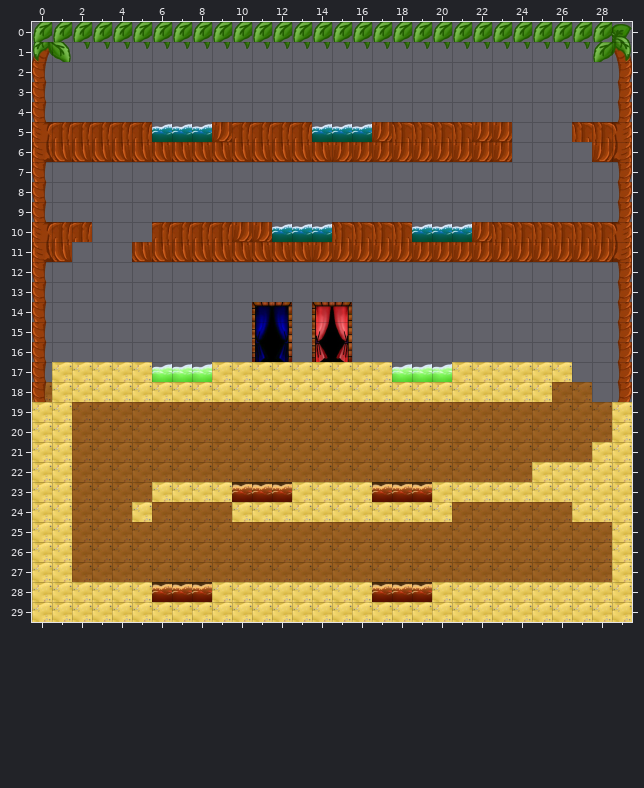
Level history. Tiled map: proyecto2/nivel2real.tmx. The first picture shows the starting point.
Cells are 64x64 px. Shown: x 0..29, y 0..29.
And afterwards:
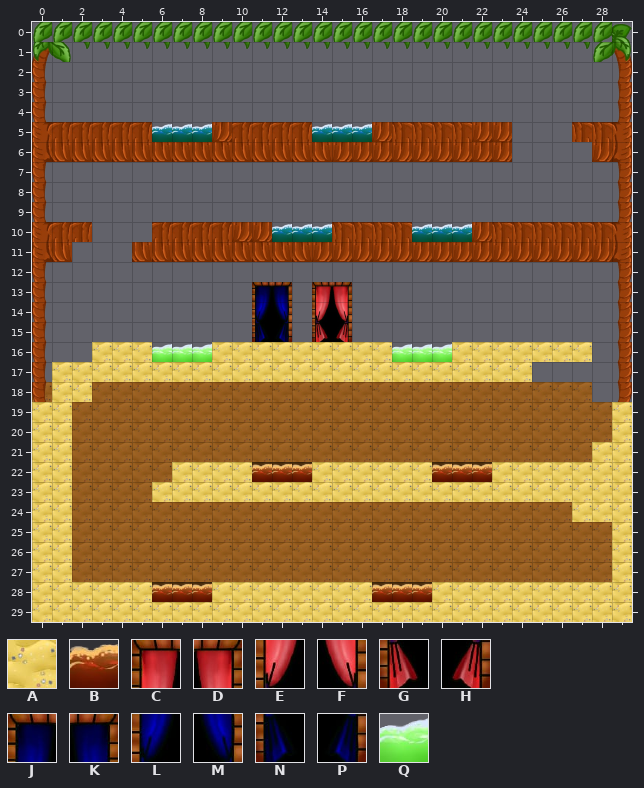
Key: from "arena2": A 0; from "lava1-removebg-preview": B 0; from "puertachica": C 0, D 1, E 2, F 3, G 4, H 5; from "puertachico": J 0, K 1, L 2, M 3, N 4, P 5; from "veneno-removebg-preview": Q 0.
_ is an empty cell.
From the commit log: para q se pueda pasar
Edits made:
{"where": "layer \"Capa de patrones 1\""}
{"y":16,"x":3,"old":"___","new":"AAA"}
{"y":16,"x":9,"old":"_________","new":"AAAAAAAAA"}
{"y":16,"x":21,"old":"_______","new":"AAAAAAA"}
{"y":17,"x":6,"old":"___","new":"AAA"}
{"y":17,"x":18,"old":"___","new":"AAA"}
{"y":17,"x":25,"old":"AA","new":"__"}
{"y":18,"x":3,"old":"AAAAAAAAAAAAAAAAAAAAAAA","new":"_______________________"}
{"y":22,"x":7,"old":"____","new":"AAAA"}
{"y":22,"x":14,"old":"______","new":"AAAAAA"}
{"y":22,"x":23,"old":"__","new":"AA"}
{"y":23,"x":10,"old":"___","new":"AAA"}
{"y":23,"x":17,"old":"___","new":"AAA"}
{"y":24,"x":5,"old":"A","new":"_"}
{"y":24,"x":10,"old":"AAAAAAAAAAA","new":"___________"}
{"where": "layer \"Capa de patrones 2\""}
{"y":13,"x":11,"old":"__","new":"JK"}
{"y":14,"x":11,"old":"JK","new":"LM"}
{"y":15,"x":11,"old":"LM","new":"NP"}
{"y":16,"x":11,"old":"NP","new":"__"}
{"where": "layer \"Capa de patrones 3\""}
{"y":13,"x":14,"old":"__","new":"CD"}
{"y":14,"x":14,"old":"CD","new":"EF"}
{"y":15,"x":14,"old":"EF","new":"GH"}
{"y":16,"x":14,"old":"GH","new":"__"}
{"where": "layer \"Capa de patrones 5\""}
{"y":22,"x":11,"old":"___","new":"BBB"}
{"y":22,"x":20,"old":"___","new":"BBB"}
{"y":23,"x":10,"old":"BBB","new":"___"}
{"y":23,"x":17,"old":"BBB","new":"___"}
{"where": "layer \"Capa de patrones 7\""}
{"y":16,"x":6,"old":"___","new":"QQQ"}
{"y":16,"x":18,"old":"___","new":"QQQ"}
{"y":17,"x":6,"old":"QQQ","new":"___"}
{"y":17,"x":18,"old":"QQQ","new":"___"}
{"label":"changed","picture_box":[92,282,592,402]}
{"label":"changed","picture_box":[172,462,532,522]}
{"label":"removed","picture_box":[132,502,152,522]}
